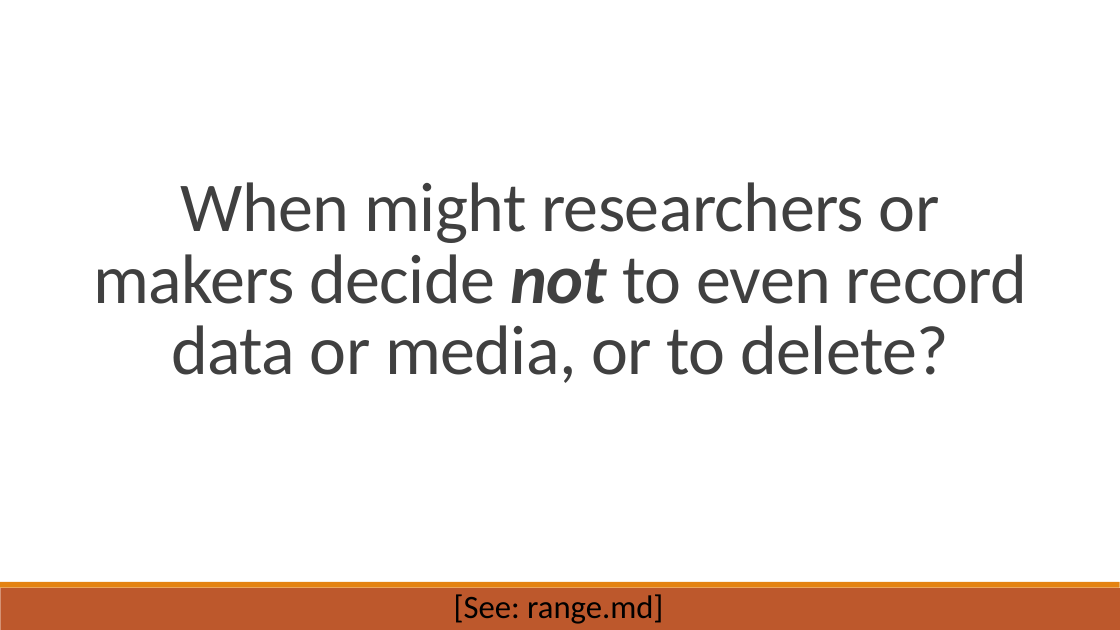
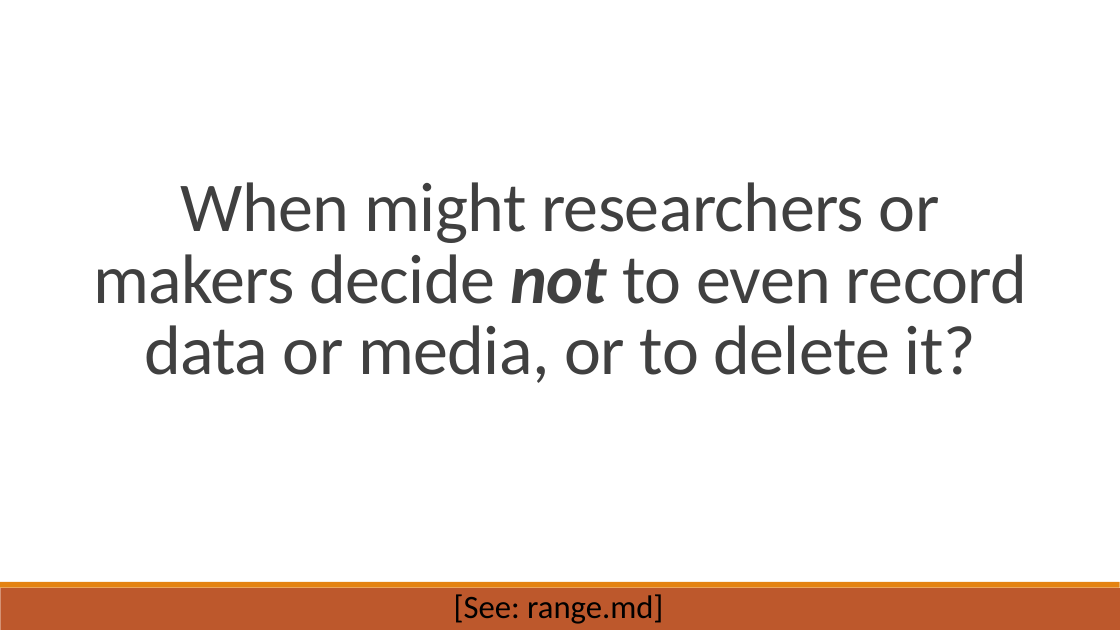
Before and after one commit to dhsouthbend/ethics, a slide deck: slide 49 of slides_ethics.pptx (slide 52 before the commit). Drawn at 1120x630 pixels with LibreOffice and Linux fonts; fonts in the diff are those of the drawing. Boxes give left, top, right and bottom in pixels: in the first picture for what was removed or moved away, otherwise in the second. Text is boxed around its words. In the diff, an @@ line names an element or a change of style, - is before the commit and + after.

```diff
--- a/slides_ethics.pptx
+++ b/slides_ethics.pptx
@@ title at [93,182,1027,383]: text changed @@
-When might researchers or makers decide not to even record data or media, or to delete?
+When might researchers or makers decide not to even record data or media, or to delete it?
```
Also in this commit, not shown: 12 other slides changed, 2 slides added, 5 slides removed, 1 other file.
